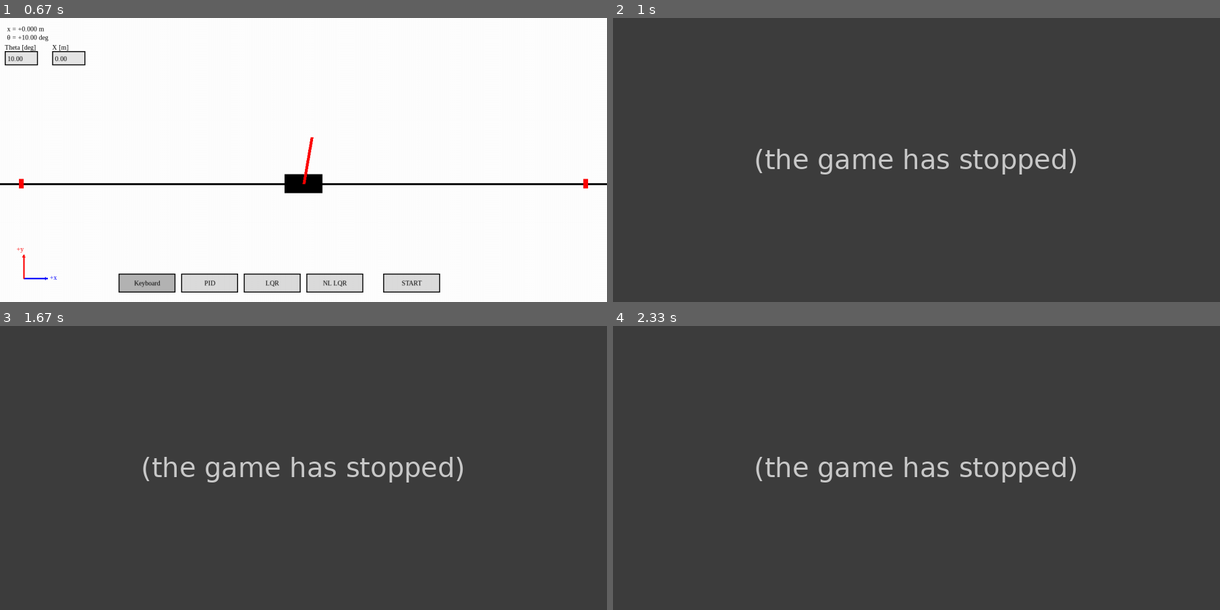
Above: before the commit, frames 1-4 (two rows, left to right).
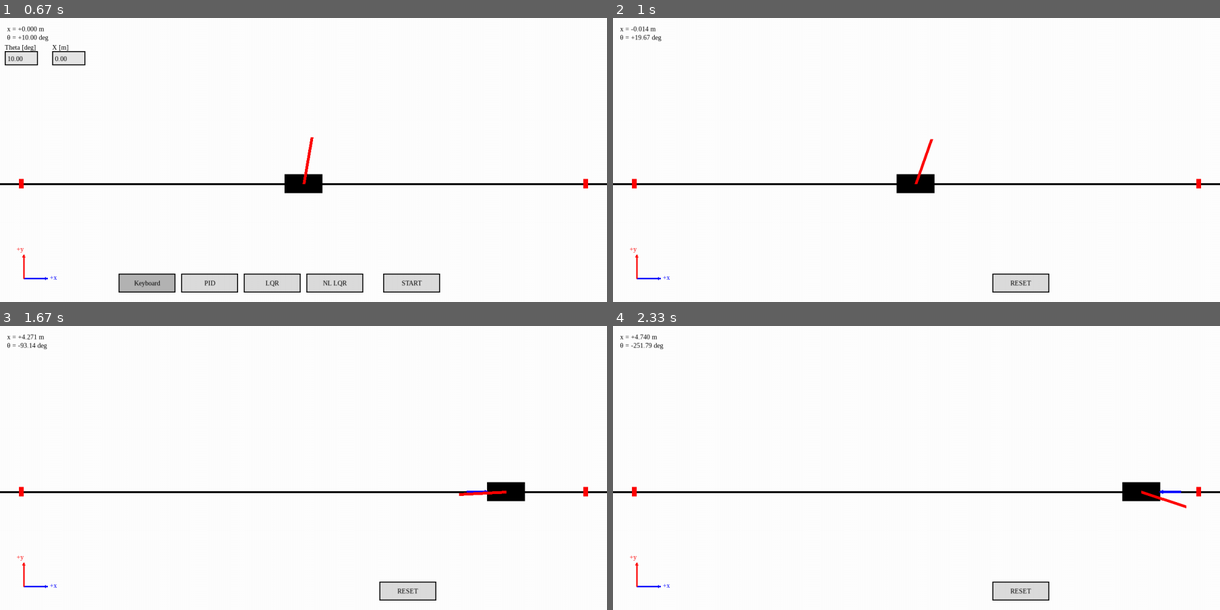
Above: after the commit, the same moments.

Repository: IamHenrikS/cartpole
Game: pygame game, started from main.py
The game is run twice, just before and just after one commit, with the same random seed, the same clock (stepped at 60 frames per second) and the same inputs.
Inputs:
- Up to frame 1 (0.67 s): click "Keyboard" at 0.38 s
- Up to frame 2 (1 s): click "START" at 0.72 s
- Up to frame 3 (1.67 s): hold Right 1-1.47 s; hold Right from 1.55 s (still down)
- Up to frame 4 (2.33 s): release Right at 2.02 s; hold Left from 2.05 s (still down)

Frame 1 is identical in both runs. In frame 2, 100% of the frame differs, in the area x 0-100%, y 0-100%; in frame 3, 100%; in frame 4, 100%.
Error before the commit: TypeError: KeyboardController.get_force() takes 1 positional argument but 3 were given (main...; the game stopped at 0.72 s (later frames are placeholders)

Commit message:
Updated to the function worked

Diff:
--- a/controller/KeyboardController.py
+++ b/controller/KeyboardController.py
@@ -1,12 +1,14 @@
 import pygame
 
 class KeyboardController:
-    def __init__(self, force_mag=10.0):
+    def __init__(self, env, force_mag=10.0):
         self.force_mag = force_mag
+        self.env = env
 
-    def get_force(self):
+    def get_force(self, state, dt):
         keys = pygame.key.get_pressed()
-        force = 0
+        force = 0.0
+
         if keys[pygame.K_LEFT]:
             force = -self.force_mag
         if keys[pygame.K_RIGHT]:
